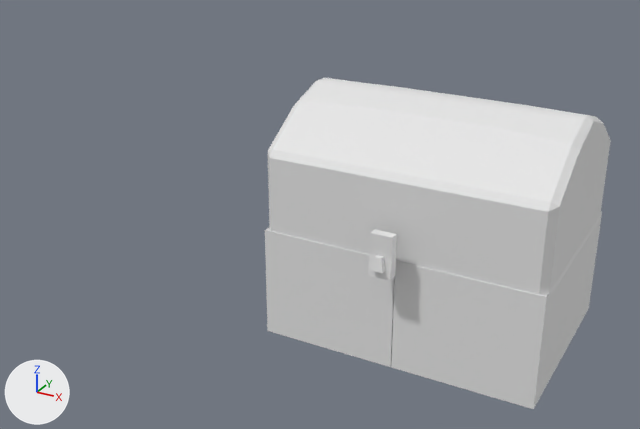
A saved change to the Blender file Chest box_object .blend.
Rendered twice from a 50 mm lens placed at (4.59, -13.7, 8.19), pointed at (-1.69, -2.29, 2.49). The lights are fixed; the arrows at lower left show +X, +Y and +Z. The older version comes first.

In view in the first picture: 'Cube', 'chest', 'lid'.
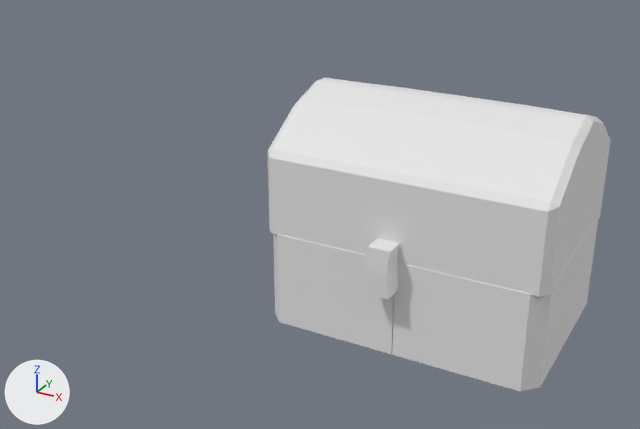
Changed parts and their boxes [x1, y1, x2, y2] in the pictures (640 x 429 px):
'chest', moved, rescaled, modifiers changed (14% shorter): before [265, 211, 602, 409]; after [273, 221, 598, 391]
'Cube', reshaped, moved, rescaled: before [368, 229, 397, 281]; after [364, 238, 400, 299]
part 1 of me_cube_002, deleted: before [371, 255, 385, 273]
part 2 of me_cube_002, reshaped: before [370, 233, 397, 281]; after [367, 243, 400, 299]

Edits to the bpy script that builds the scene:
```text
Change me_cube_002:
    used by ob_cube; location = (-0.6, -2.22, 2.01); scale = (0.19, -0.0772, 0.363)
    verts and faces of me_cube_002; kept vertices keep their numbers, new ones are numbered from 111
    before: 2 (-1.0, 1.0, -1.0), 3 (-1.0, 1.0, 1.0) at pixel (370, 232), 6 (1.0, 1.0, -1.0) at pixel (391, 279), 7 (1.0, 1.0, 1.0) at pixel (392, 237), 9 (-1.0, 1.0, 0.0) at pixel (369, 253)
    before: 10 (1.0, 1.0, 0.0) at pixel (391, 258), 12 (-1.0, 1.0, 0.0) at pixel (369, 253), 13 (-1.0, 1.7, -1.0) at pixel (367, 275), 14 (1.0, 1.7, -1.0) at pixel (389, 280), 15 (-1.0, 1.0, 1.0) at pixel (370, 232)
    before: 16 (1.0, 1.0, 1.0) at pixel (392, 237), 17 (1.0, 1.0, 0.0) at pixel (391, 258)
    remove me_cube_002.from_pydata(...)  # 111 vertices, 22 faces, 102 loose edges; spans x -21.0..1.0, y -1.0..44.9, z -1.0..10.3
    add me_cube_002.from_pydata(...)  # 12 vertices, 10 faces; spans x -1.0..1.2, y -1.0..1.0, z -1.0..1.0
    me_cube_002 part 1: the loose piece of 8 vertices spanning x -0.6..0.5, y 0.3..2.7, z -0.6..0.0 is deleted
    me_cube_002 part 2
    add delete_vertices([*range(12, 18)])  # with the faces that use them
    add verts[9] = (-0.8, 1.0, 0.0)  # moved, pixel (386, 274)
    add verts[10] = (1.2, 1.0, 0.0)  # moved, pixel (364, 269)
    add faces += [(3, 7, 10, 9), (2, 9, 10, 6)]
    other edits to the shape of me_cube_002 do not show in these pictures
Change ob_chest:
    ob_chest.location: (-0.54, -0.05, 1.43) -> (-0.54, -0.05, 1.53)
    ob_chest.scale: (-2.47, 2.64, 1.38) -> (-2.47, 2.62, 1.38)
    add _m = ob_chest.modifiers.new('Bevel', 'BEVEL')
Change ob_cube:
    ob_cube.location: (-0.6, -2.22, 2.01) -> (-0.67, -1.76, 1.65)
    ob_cube.scale: (0.19, -0.0772, 0.363) -> (-0.194, -0.454, -0.424)
```
